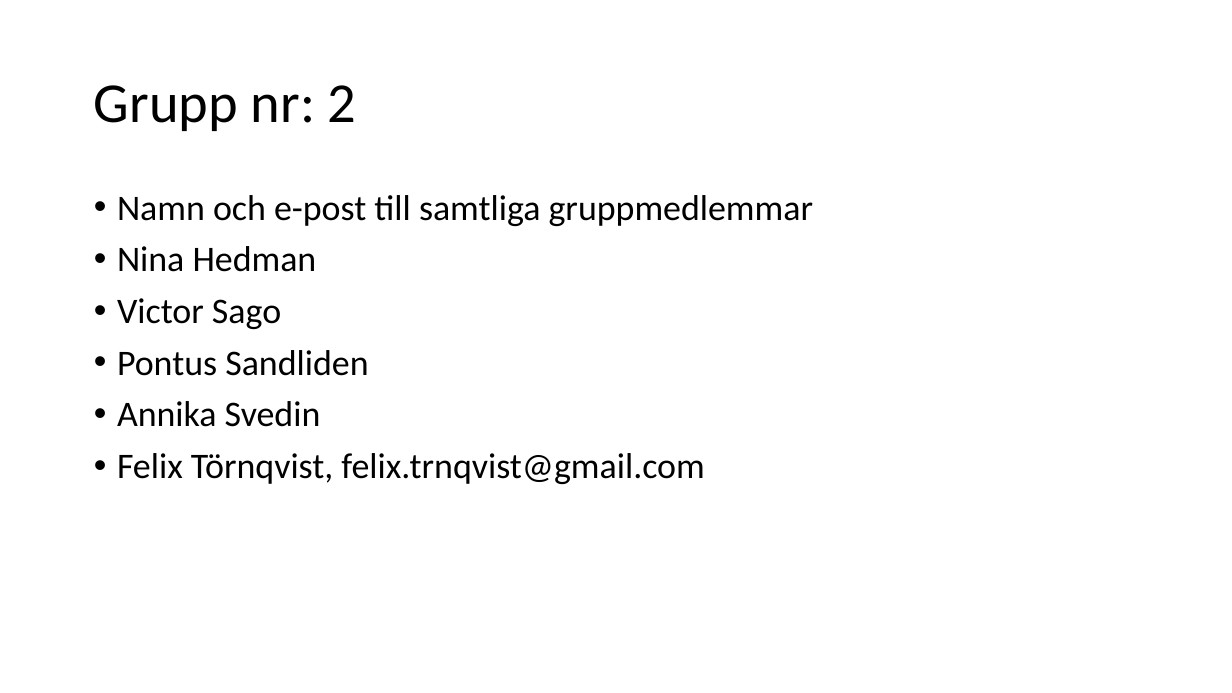
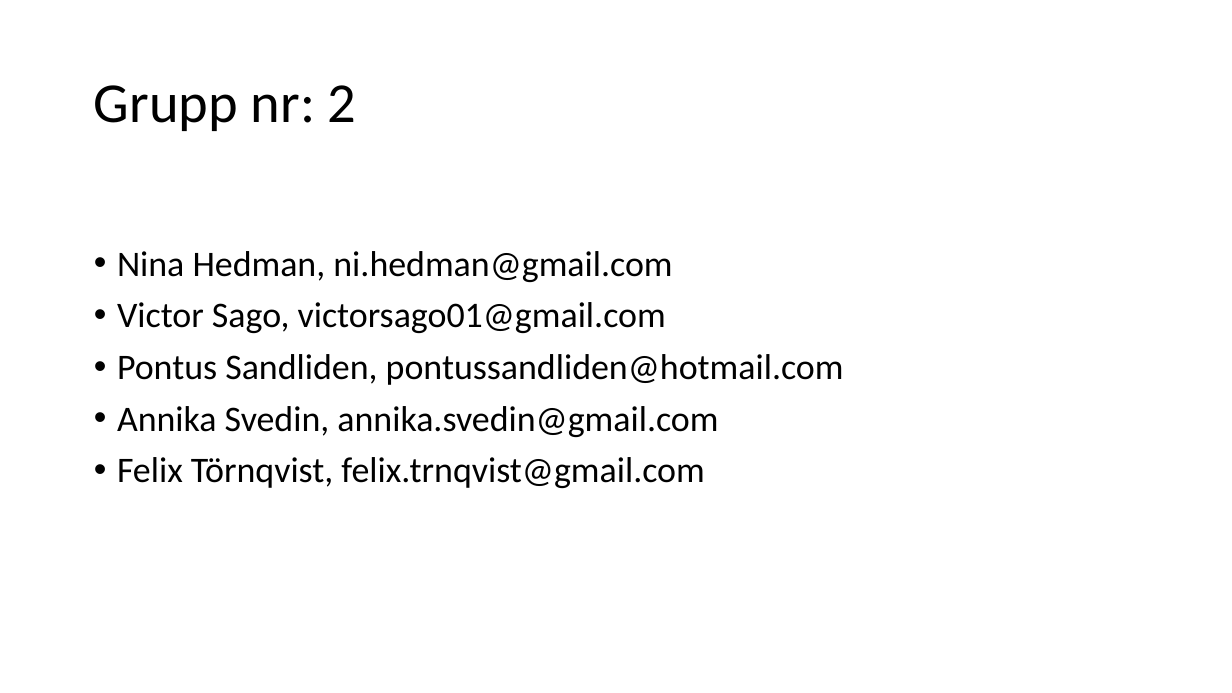
Before and after one commit to Pontussand/INTE2016Project, a slide deck: slide 2 of reports/red1.odp. Drawn at 1232x693 pixels with LibreOffice and Linux fonts; fonts in the diff are those of the drawing. Boxes give left, top, right and bottom in pixels: in the first picture for what was removed or moved away, otherwise in the second. Text is boxed around its words. In the diff, an @@ line names an element or a change of style, - is before the commit and + after.

Commit message:
Uppdaterat planeringen med kontaktuppgifter och vad vi ska göra till nästa gång, sparat som PDF Alla i gruppen har hjälpt till med denna svåra uppgift

```diff
--- a/reports/red1.odp
+++ b/reports/red1.odp
@@ text at box(117, 251, 844, 437): text changed @@
-• Namn och e-post till samtliga gruppmedlemmar
-• Nina Hedman
-• Victor Sago
-• Pontus Sandliden
-• Annika Svedin
+• Nina Hedman, ni.hedman@gmail.com
+• Victor Sago, victorsago01@gmail.com
+• Pontus Sandliden, pontussandliden@hotmail.com
+• Annika Svedin, annika.svedin@gmail.com
```
Also in this commit, not shown: 3 other slides changed, 1 other file.
